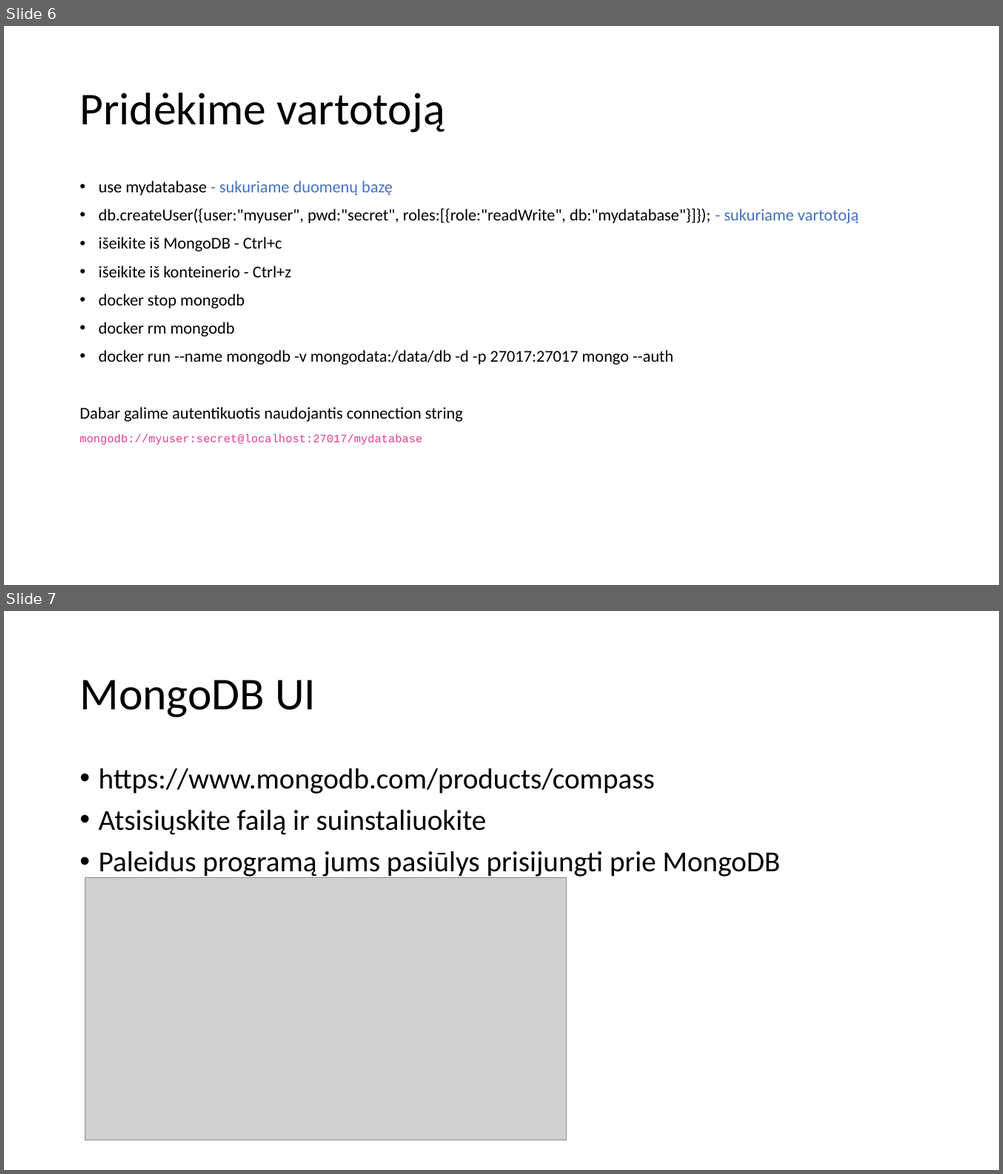
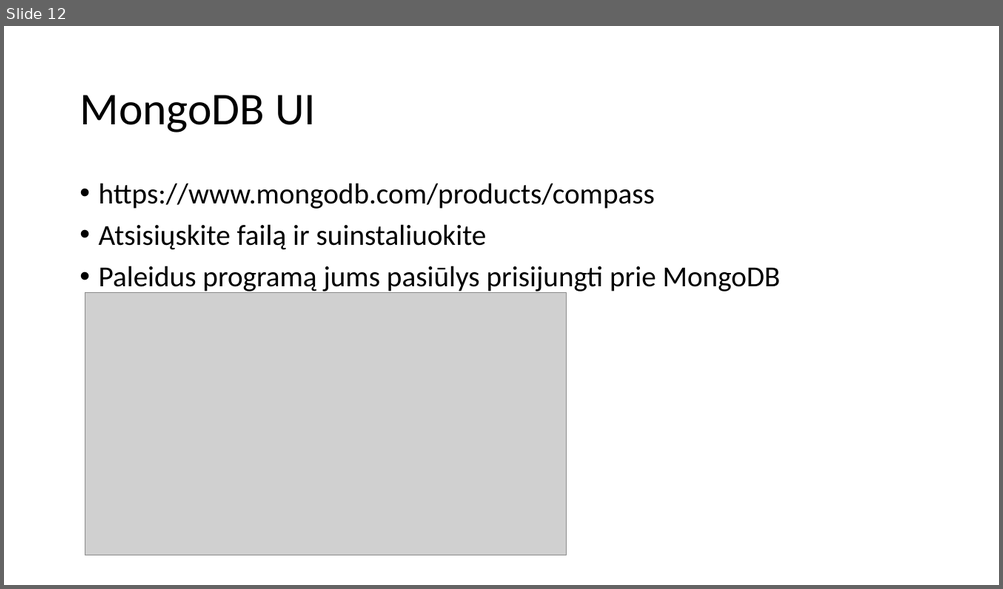
Before and after one commit to modsldn/darbas_su_duomenimis, a slide deck: skaidres/darbas_su_duomenimis_13.pptx. Shown one above the other, each under a label of ours: slides 6 and 7 before the commit, slide 12 after it. The pictures are 1003x1174 and 1003x589 pixels, drawn with LibreOffice and Linux fonts; fonts in the diff are those of the drawing; grey boxes stand for pictures. Boxes give left, top, right and bottom in pixels: in the first picture for what was removed or moved away, otherwise in the second. Text is boxed around its words. In the diff, an @@ line names an element or a change of style, - is before the commit and + after.

Commit message:
mongodb skaidriu update

```diff
--- a/skaidres/darbas_su_duomenimis_13.pptx
+++ b/skaidres/darbas_su_duomenimis_13.pptx
@@ slide 6 removed at (x1=4, y1=26, x2=999, y2=585), background #FFFFFF @@
@@ title removed at (x1=79, y1=93, x2=445, y2=133) @@
-Pridėkime vartotoją
@@ text removed at (x1=79, y1=181, x2=858, y2=445) @@
-• use mydatabase - sukuriame duomenų bazę
-• db.createUser({user:"myuser", pwd:"secret", roles:[{role:"readWrite", db:"mydatabase"}]}); - sukuriame vartotoją
-• išeikite iš MongoDB - Ctrl+c
-• išeikite iš konteinerio - Ctrl+z
-• docker stop mongodb
-• docker rm mongodb
-• docker run --name mongodb -v mongodata:/data/db -d -p 27017:27017 mongo --auth
-Dabar galime autentikuotis naudojantis connection string
-mongodb://myuser:secret@localhost:27017/mydatabase
@@ what was slide 7 is now slide 12 @@
```
Also in this commit, not shown: 3 slides changed, 13 slides added, 2 other slides removed, 3 other files.
